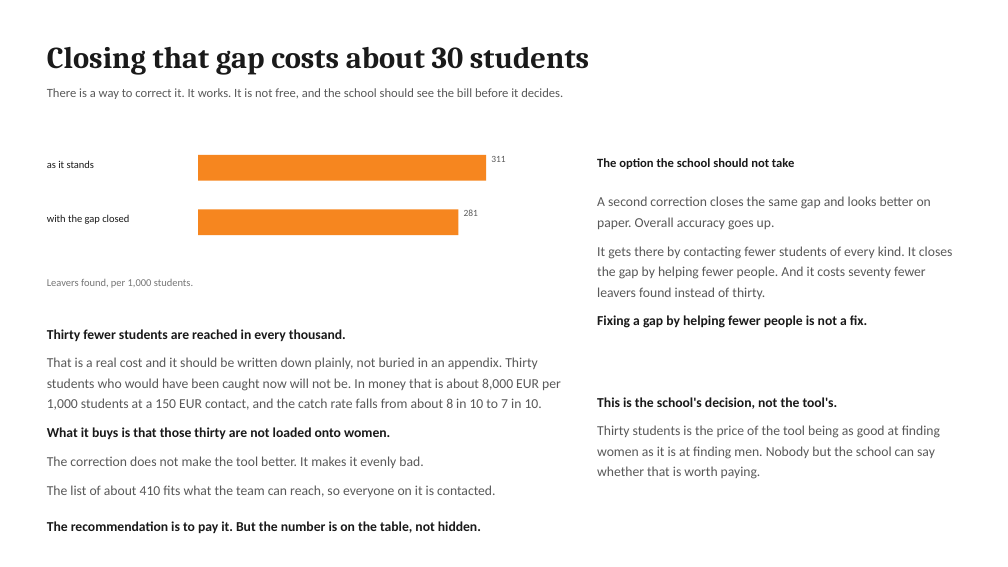
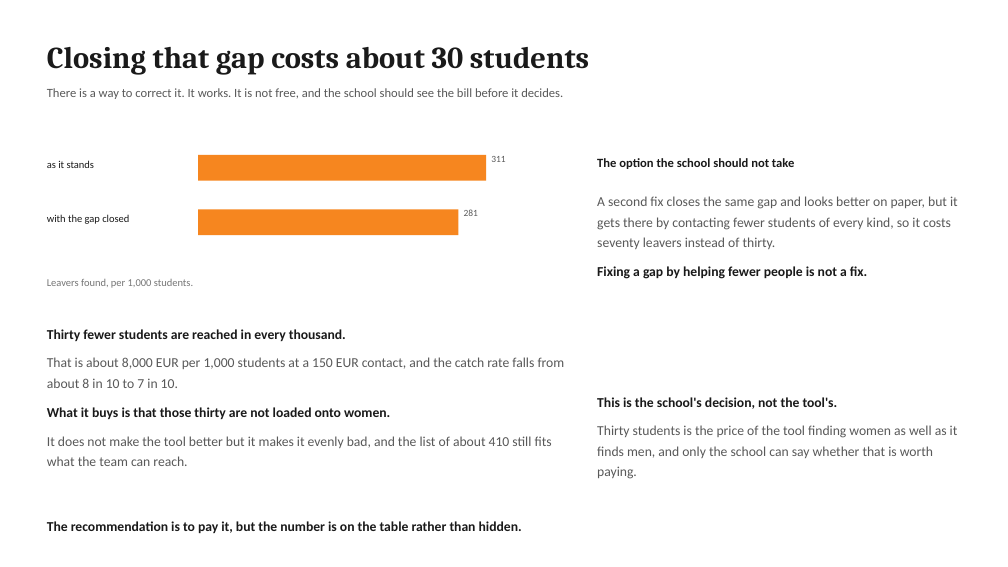
Before and after one commit to jeryldev/pgdaiml-capstone, a slide deck: slide 8 of presentations/business.pptx. Drawn at 1008x567 pixels with LibreOffice and Linux fonts; fonts in the diff are those of the drawing. Boxes give left, top, right and bottom in pixels: in the first picture for what was removed or moved away, otherwise in the second. Text is boxed around its words. In the diff, an @@ line names an element or a change of style, - is before the commit and + after.

```diff
--- a/presentations/business.pptx
+++ b/presentations/business.pptx
@@ text at (x1=597, y1=196, x2=958, y2=249): text changed @@
-A second correction closes the same gap and looks better on paper. Overall accuracy goes up.
-It gets there by contacting fewer students of every kind. It closes the gap by helping fewer people. And it costs seventy fewer leavers found instead of thirty.
+A second fix closes the same gap and looks better on paper, but it gets there by contacting fewer students of every kind, so it costs seventy leavers instead of thirty.
@@ text at (x1=47, y1=357, x2=565, y2=388): text changed @@
-That is a real cost and it should be written down plainly, not buried in an appendix. Thirty students who would have been caught now will not be. In money that is about 8,000 EUR per 1,000 students at a 150 EUR contact, and the catch rate falls from about 8 in 10 to 7 in 10.
+That is about 8,000 EUR per 1,000 students at a 150 EUR contact, and the catch rate falls from about 8 in 10 to 7 in 10.
@@ text at (x1=47, y1=436, x2=552, y2=466): text changed @@
-The correction does not make the tool better. It makes it evenly bad.
-The list of about 410 fits what the team can reach, so everyone on it is contacted.
+It does not make the tool better but it makes it evenly bad, and the list of about 410 still fits what the team can reach.
@@ text at (x1=597, y1=425, x2=958, y2=479): text changed @@
-Thirty students is the price of the tool being as good at finding women as it is at finding men. Nobody but the school can say whether that is worth paying.
+Thirty students is the price of the tool finding women as well as it finds men, and only the school can say whether that is worth paying.
@@ text at (x1=47, y1=521, x2=522, y2=533): text changed @@
-The recommendation is to pay it. But the number is on the table, not hidden.
+The recommendation is to pay it, but the number is on the table rather than hidden.
```
Also in this commit, not shown: 8 other slides changed, 9 other files.
